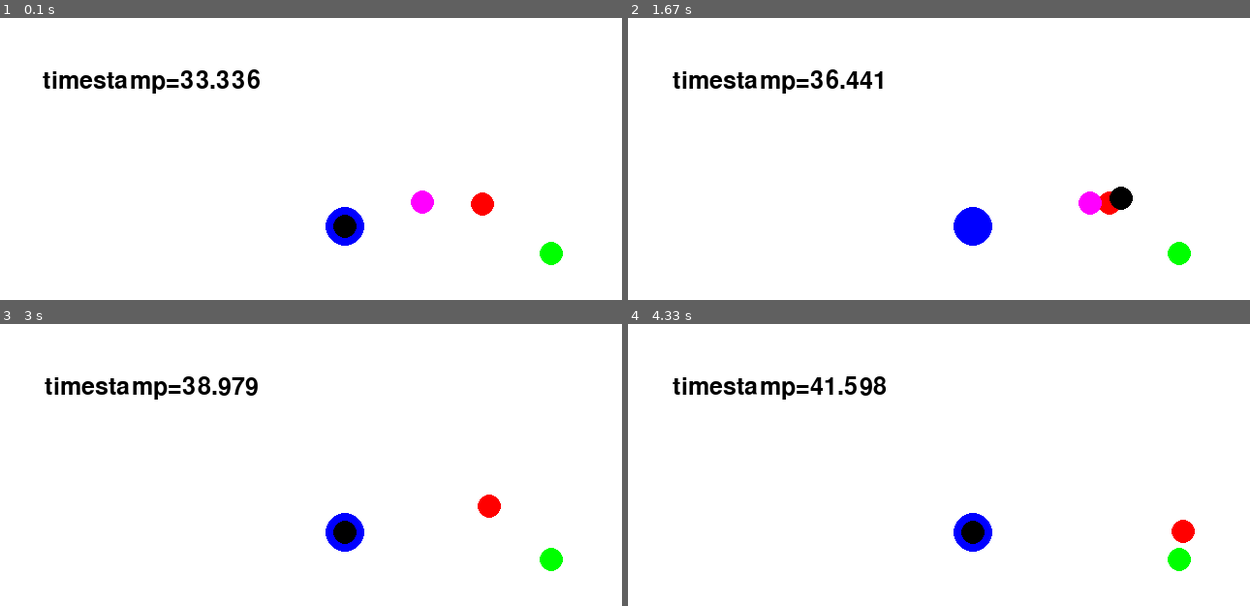
Above: before the commit, frames 1-4 (two rows, left to right).
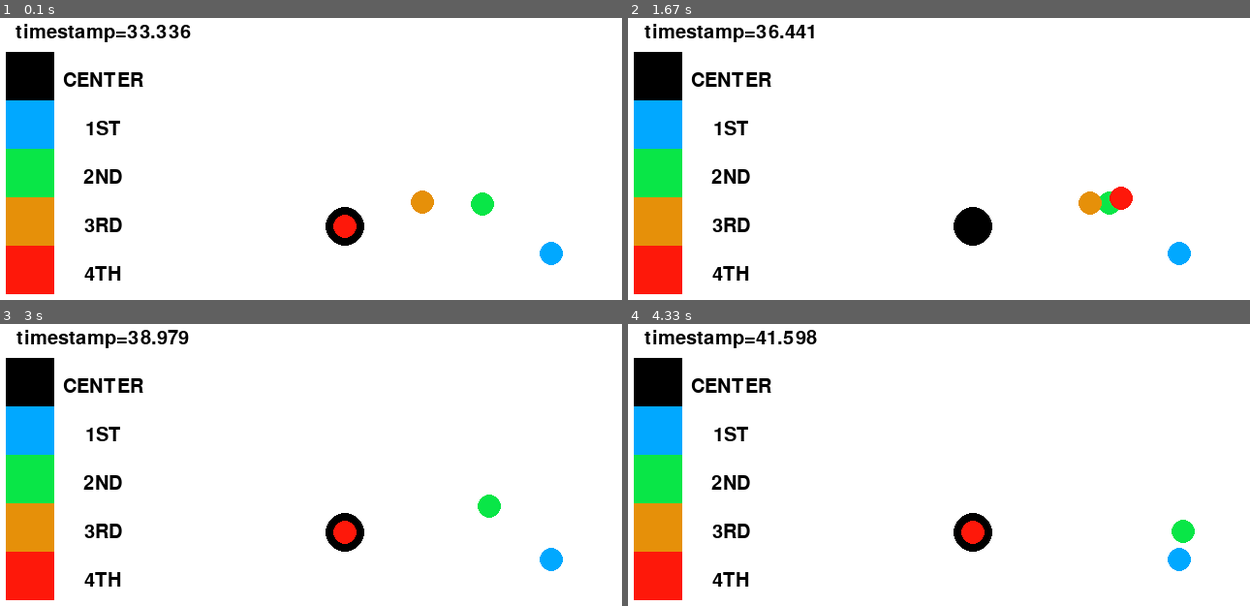
Above: after the commit, the same moments.

Repository: jagger-en/pixel-pirates
Game: pygame game, started from pygame_test.py
Two runs of this game, one before a commit and one after it. Both use one fixed random seed, a clock stepped at 60 frames per second and the inputs below.
Inputs:
- Up to frame 1 (0.1 s): no input
- Up to frame 2 (1.67 s): no input
- Up to frame 3 (3 s): no input
- Up to frame 4 (4.33 s): no input

The runs differ from the first frame. In frame 1, 11% of the frame differs, in the area x 0-91%, y 2-98%; in frame 2, 11%; in frame 3, 10%; in frame 4, 10%.

Commit message:
Add legend

Diff:
--- a/pygame_test.py
+++ b/pygame_test.py
@@ -20,6 +20,13 @@
 MAX_Y = 120
 
 
+COLOR_CENTER = (0, 0, 0)
+COLOR_1ST = (1, 168, 255)
+COLOR_2ND = (9, 230, 71)
+COLOR_3RD = (230, 144, 9)
+COLOR_4TH = (254, 24, 10)
+
+
 def play(normalized_data):
     def scale_x(x):
         return pixelize.scale(given_value=x, right_lim=[MIN_X, MAX_X], left_lim=[0, WIDTH])
@@ -30,7 +37,6 @@
 
     screen = pygame.display.set_mode((WIDTH, HEIGHT))
     pygame.display.set_caption("Visualization")
-
 
     # Object properties
     clock = pygame.time.Clock()
@@ -48,28 +54,55 @@
             object_x = scale_x(point['x'])
             object_y = scale_y(point['y'])
             if data['name'] == '1st':
-                color = (0, 255, 0)
+                color = COLOR_1ST
 
             if data['name'] == '2nd':
-                color = (255, 0, 0)
+                color = COLOR_2ND
 
             if data['name'] == '3rd':
-                color = (255, 0, 255)
+                color = COLOR_3RD
 
             if data['name'] == '4th':
-                color = (0, 0, 0)
-            pygame.draw.circle(screen, (0, 0, 255), (scale_x(0), scale_y(0)), 20)
+                color = COLOR_4TH
+            pygame.draw.circle(screen, COLOR_CENTER,
+                               (scale_x(0), scale_y(0)), 20)
             pygame.draw.circle(screen, color, (object_x, object_y), 12)
 
             ##
-            ## Timestamp text
+            # Timestamp text
             ##
+            def create_text(text, font_size, coords):
+                font = pygame.font.Font('freesansbold.ttf', font_size)
+                text = font.render(text, True, (0, 0, 0), (255, 255, 255))
+                textRect = text.get_rect()
+                textRect.center = coords
+                screen.blit(text, textRect)
+
             timestamp = f"timestamp={point['t']:.5}"
-            font = pygame.font.Font('freesansbold.ttf', 25)
-            text = font.render(timestamp, True, (0, 0, 0), (255, 255, 255))
-            textRect = text.get_rect()
-            textRect.center = (WIDTH / 4, HEIGHT / 4)
-            screen.blit(text, textRect)
+            create_text(timestamp, 20, (150, 100))
+
+            ##
+            # Legend
+            ##
+            pygame.draw.rect(screen, COLOR_CENTER,
+                             pygame.Rect(50, 120, 50, 50))
+            create_text('CENTER', 20, (150, 100+50*1))
+
+            pygame.draw.rect(screen, COLOR_1ST,
+                             pygame.Rect(50, 120+50*1, 50, 50))
+            create_text('1ST', 20, (150, 100+50*2))
+
+            pygame.draw.rect(screen, COLOR_2ND,
+                             pygame.Rect(50, 120+50*2, 50, 50))
+            create_text('2ND', 20, (150, 100+50*3))
+
+            pygame.draw.rect(screen, COLOR_3RD,
+                             pygame.Rect(50, 120+50*3, 50, 50))
+            create_text('3RD', 20, (150, 100+50*4))
+
+            pygame.draw.rect(screen, COLOR_4TH,
+                             pygame.Rect(50, 120+50*4, 50, 50))
+            create_text('4TH', 20, (150, 100+50*5))
 
         pygame.display.flip()
         clock.tick(FPS)
@@ -79,6 +112,7 @@
     with open('cleaned/normalized.json', 'r', encoding='utf-8') as f:
         return json.loads(f.read())
 
+
 normalized_data = load_data()
 
 play(normalized_data)
